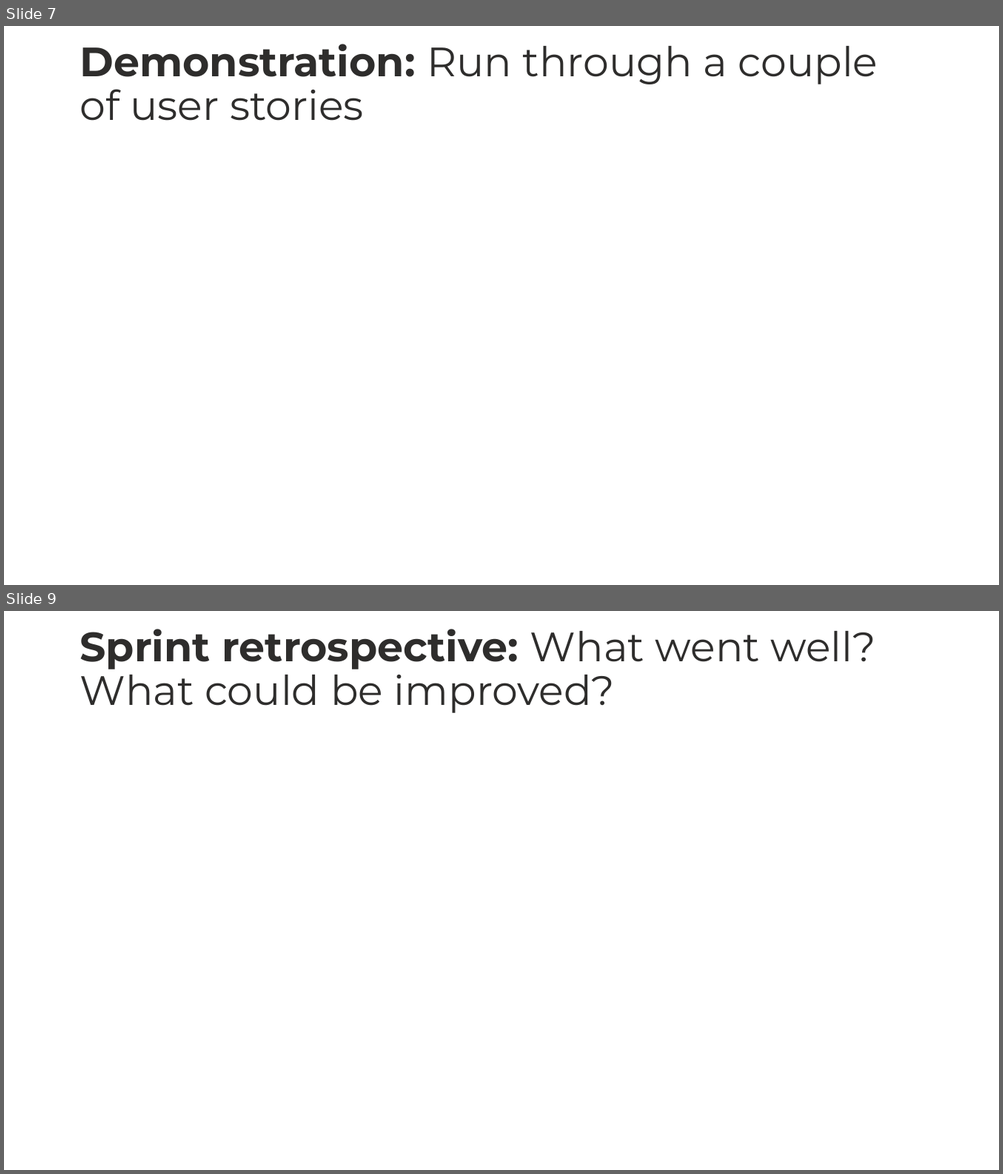
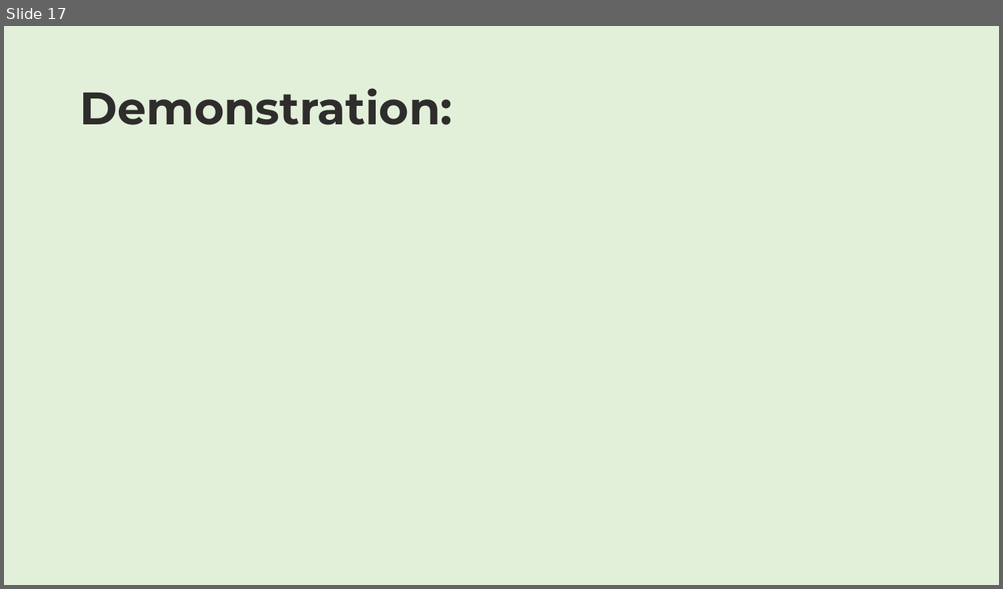
Before and after one commit to shivalasvegas/HobbyProject, a slide deck: PROJECT_FILES/hobbyProject_shefeltgood.pptx. Shown one above the other, each under a label of ours: slides 7 and 9 before the commit, slide 17 after it; the slides between them are not shown. The pictures are 1003x1174 and 1003x589 pixels, drawn with LibreOffice and Linux fonts; fonts in the diff are those of the drawing. Boxes give left, top, right and bottom in pixels: in the first picture for what was removed or moved away, otherwise in the second. Text is boxed around its words. In the diff, an @@ line names an element or a change of style, - is before the commit and + after.

```diff
--- a/PROJECT_FILES/hobbyProject_shefeltgood.pptx
+++ b/PROJECT_FILES/hobbyProject_shefeltgood.pptx
@@ slide 9 removed at <box>4,611,999,1170</box>, background #FFFFFF @@
@@ title removed at <box>79,629,876,713</box> @@
-Sprint retrospective: What went well? What could be improved?
@@ what was slide 7 is now slide 17 @@
@@ slide 17 changed as well @@
@@ background #FFFFFF to #E2F0D9 @@
@@ title at <box>79,88,452,125</box>: text changed; size 39.6 to 44 pt; bold on @@
-Demonstration: Run through a couple of user stories
+Demonstration:
```
Also in this commit, not shown: 4 other slides changed, 14 slides added, 7 other slides removed, 51 other files.
